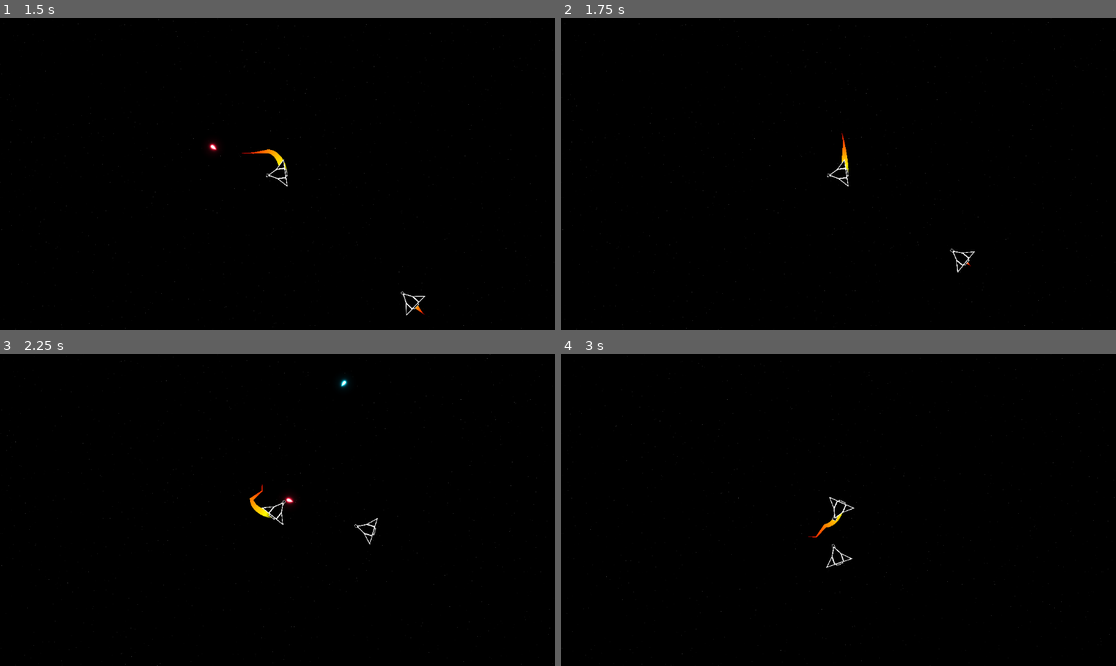
Above: before the commit, frames 1-4 (two rows, left to right).
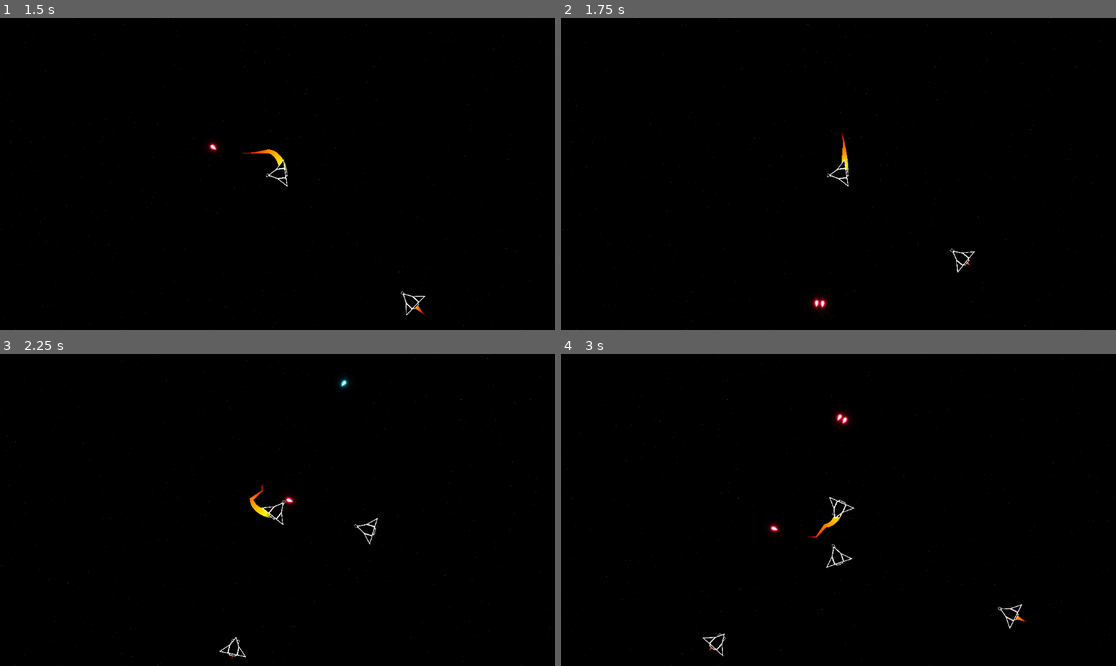
Above: after the commit, the same moments.

Repository: Bill-GD/SpaceDefender
Game: Godot game, scene res://Main/Game/game.tscn
The game is run twice, just before and just after one commit, with the same random seed, the same clock (stepped at 60 frames per second) and the same inputs.
Inputs (mouse positions are in pixels of both pictures, inside the frame that each line leads up to):
- Up to frame 1 (1.5 s): tap Enter at 0.5 s; move the mouse to (399, 158) at 0.52 s; hold D (move_right) 0.53-1.28 s; hold Space (move_boost) 0.53-1.28 s; move the mouse to (166, 189) at 1.27 s; hold S (move_down) from 1.28 s (still down); tap Space (move_boost) at 1.35 s
- Up to frame 2 (1.75 s): keep holding S (move_down)
- Up to frame 3 (2.25 s): move the mouse to (333, 441) at 2.02 s; release S (move_down) at 2.03 s; press the mouse at (333, 441) at 2.03 s; hold D (move_right) from 2.03 s (still down)
- Up to frame 4 (3 s): tap Space (move_boost) at 2.3 s; move the mouse to (810, 572) at 2.77 s; release D (move_right) at 2.78 s; release the mouse at (810, 572) at 2.78 s; hold W (move_up) from 2.78 s (still down); tap Mouse wheel down (wheel_down) at 2.85 s

Frame 1 is identical in both runs. In frame 2, 0.1% of the frame differs, in the area x 45-49%, y 89-94%; in frame 3, less than 0.1%; in frame 4, 0.4%, in the area x 25-84%, y 18-97%.

Commit message:
Player weapon init
Init from weapon inventory

Diff:
--- a/Main/Character/Player/player.gd
+++ b/Main/Character/Player/player.gd
@@ -35,6 +35,12 @@
 	super()
 	# emit player died signal -> handle game over
 
+func init_weapon(weapon_type: WeaponUtils.WeaponType) -> void:
+	var new_weapon: Weapon = load(WeaponUtils.weapon_paths[weapon_type]).instantiate()
+	new_weapon.hide()
+
+	$Weapon.add_child(new_weapon)
+
 func add_weapon(weapon_type: WeaponUtils.WeaponType) -> void:
 	if weapon_type in WeaponUtils.player_weapons: return
 
--- a/Main/Character/Player/player.tscn
+++ b/Main/Character/Player/player.tscn
@@ -6,7 +6,6 @@
 [ext_resource type="Texture2D" uid="uid://4102kfkc1i3t" path="res://Assets/Characters/player_ship.png" id="4_abdpi"]
 [ext_resource type="Shader" path="res://Main/Effect/character_hit_flash.gdshader" id="4_amr4w"]
 [ext_resource type="Script" path="res://Main/Character/Player/weapon_controller.gd" id="5_dilgy"]
-[ext_resource type="PackedScene" uid="uid://ck6rngxawsodt" path="res://Main/Weapon/Blaster/blaster.tscn" id="6_hlmey"]
 
 [sub_resource type="Resource" id="Resource_eee1r"]
 script = ExtResource("3_2admm")
@@ -52,8 +51,6 @@
 [node name="Weapon" parent="." index="4"]
 script = ExtResource("5_dilgy")
 
-[node name="Blaster" parent="Weapon" index="0" instance=ExtResource("6_hlmey")]
-
 [node name="TrailPosition" parent="." index="5"]
 position = Vector2(-9, 0)
 
--- a/Main/Character/Player/weapon_controller.gd
+++ b/Main/Character/Player/weapon_controller.gd
@@ -8,6 +8,7 @@
 var weapon_index: int = 0
 
 func _ready() -> void:
+	init_weapons()
 	var count := get_child_count()
 	if count <= 0:
 		printerr("Player Weapon Controller couldn't detect any weapon")
@@ -25,6 +26,10 @@
 			var shoot_direction = get_global_mouse_position() - player.global_position
 			weapon_node.shoot(shoot_direction.normalized(), player.calculate_damage())
 			atk_cooldown.start()
+
+func init_weapons() -> void:
+	for weapon in WeaponUtils.player_weapons:
+		player.init_weapon(weapon)
 
 func set_weapon(index: int) -> void:
 	if weapon_node: weapon_node.hide()
--- a/Main/Game/game.gd
+++ b/Main/Game/game.gd
@@ -9,6 +9,6 @@
 func _update_camera_pos(new_pos: Vector2) -> void:
 	camera.global_position = new_pos
 
-func _input(event: InputEvent) -> void:
-	if event.is_action_pressed("move_boost"):
-		%Player.add_weapon(WeaponUtils.WeaponType.SHOTGUN)
+# func _input(event: InputEvent) -> void:
+# 	if event.is_action_pressed("move_boost"):
+# 		%Player.add_weapon(WeaponUtils.WeaponType.SHOTGUN)
--- a/Main/Game/game.tscn
+++ b/Main/Game/game.tscn
@@ -35,3 +35,9 @@
 
 [node name="NormalEnemy" parent="." instance=ExtResource("4_o2mnu")]
 position = Vector2(548, 347)
+
+[node name="NormalEnemy2" parent="." instance=ExtResource("4_o2mnu")]
+position = Vector2(1061, 507)
+
+[node name="NormalEnemy3" parent="." instance=ExtResource("4_o2mnu")]
+position = Vector2(171, 700)
--- a/Main/Weapon/weapon_utils.gd
+++ b/Main/Weapon/weapon_utils.gd
@@ -33,6 +33,12 @@
 
 static var player_weapons: Array[WeaponType] = [
 	WeaponType.SINGLE_BLASTER,
+	WeaponType.DOUBLE_BLASTER,
+	WeaponType.SHOTGUN,
+	WeaponType.QUAD_BLASTER,
+	WeaponType.SINGLE_ROCKET,
+	WeaponType.DOUBLE_ROCKET,
+	WeaponType.LASER,
 ]
 
 static var enemy_weapons: Array[WeaponType] = [
Not shown: 1 places in Main/Character/Player/player.tscn that only renumber resources
